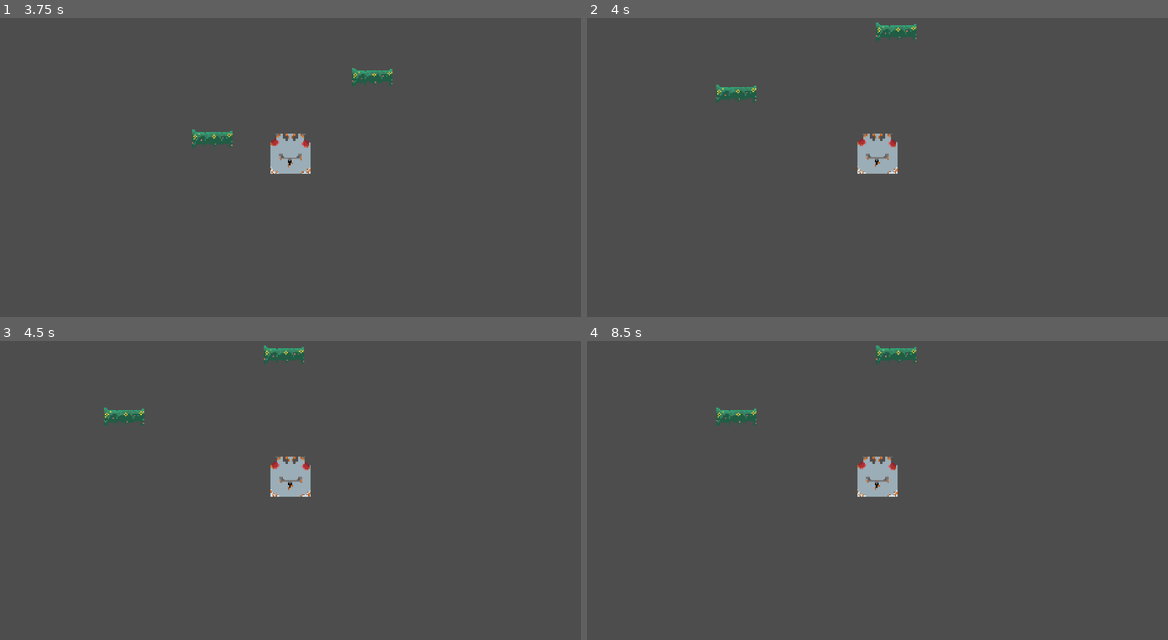
Above: before the commit, frames 1-4 (two rows, left to right).
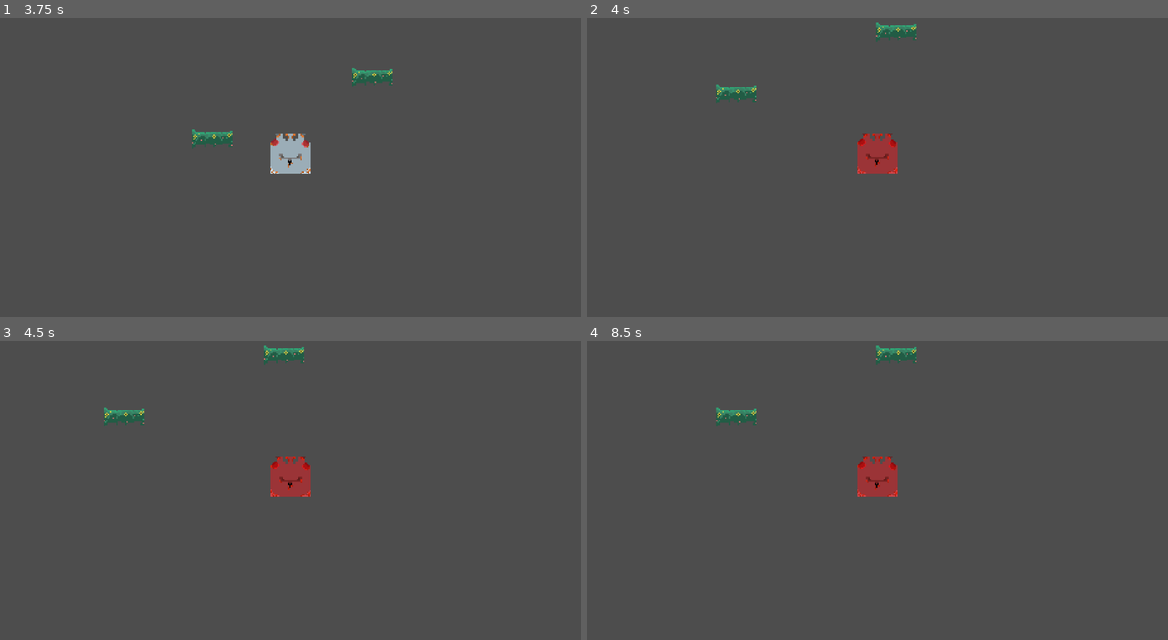
Above: after the commit, the same moments.

Repository: bryan-dams/godot-platformer
Game: Godot game, scene res://CENAS/base.tscn
Same seed, same stepped clock (60 frames per second), same inputs: the game is played once before the commit and once after it.
Inputs:
- Up to frame 1 (3.75 s): tap Enter (ui_accept) at 0.5, 0.77, 1.52, 3.02 s; hold Right (ui_right) 0.53-2.03 s; hold Left (ui_left) 2.03-2.78 s; hold Right (ui_right) from 2.78 s (still down)
- Up to frame 2 (4 s): keep holding Right (ui_right); tap Enter (ui_accept) at 3.77 s
- Up to frame 3 (4.5 s): release Right (ui_right) at 4.28 s; hold Left (ui_left) from 4.28 s (still down)
- Up to frame 4 (8.5 s): tap Enter (ui_accept) at 4.52, 6.02, 6.77, 7.52 s; release Left (ui_left) at 5.03 s; hold Right (ui_right) 5.03-5.78 s; hold Left (ui_left) 5.78-7.28 s; hold Right (ui_right) from 7.28 s (still down)

Frame 1 is identical in both runs. In frame 2, 0.8% of the frame differs, in the area x 46-54%, y 38-53%; in frame 3, 0.8%; in frame 4, 0.8%.

Commit message:
Adiciona feedback visual ao receber dano

Diff:
--- a/SCRIPTS/player.gd
+++ b/SCRIPTS/player.gd
@@ -17,4 +17,9 @@
 
 func take_damage():
 	health -= 1
-	print("Vida: ", health)
+
+	$Sprite2D.modulate = Color(1, 0.3, 0.3)
+
+	await get_tree().create_timer(0.15).timeout
+
+	$Sprite2D.modulate = Color(1, 1, 1)
